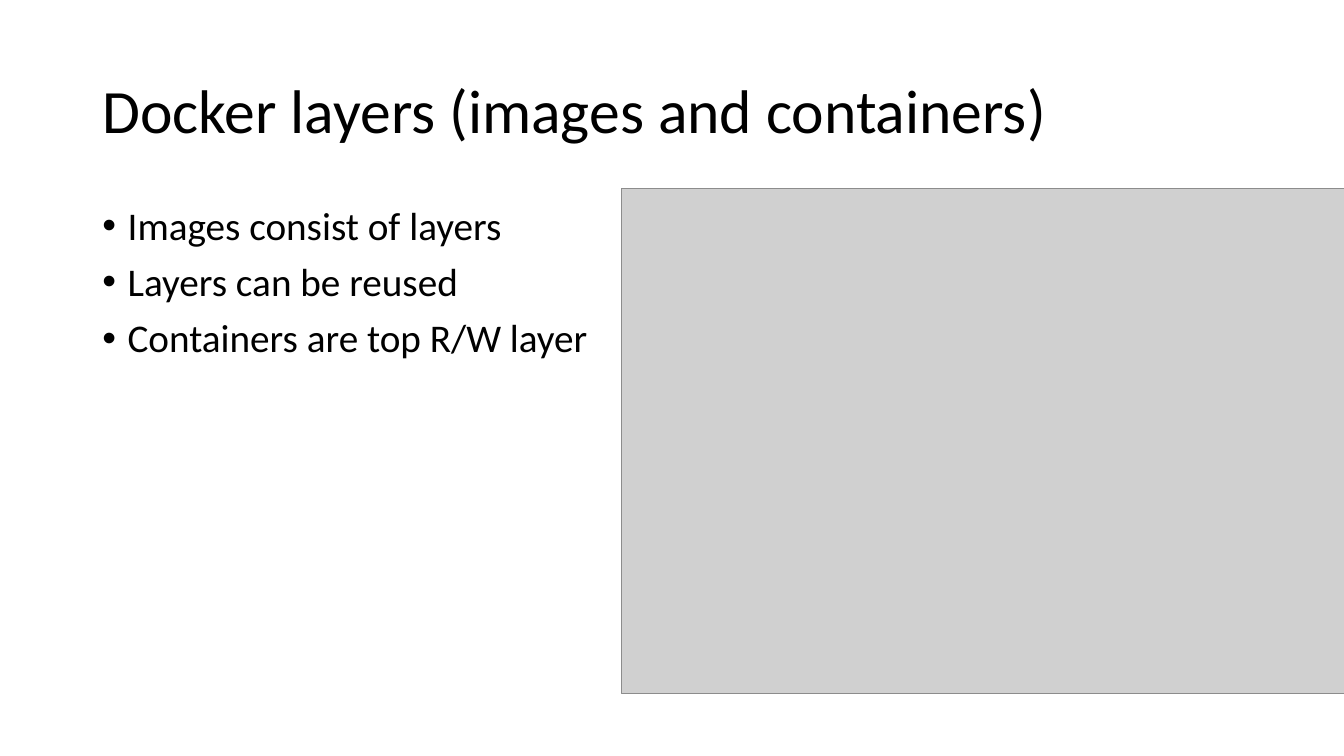
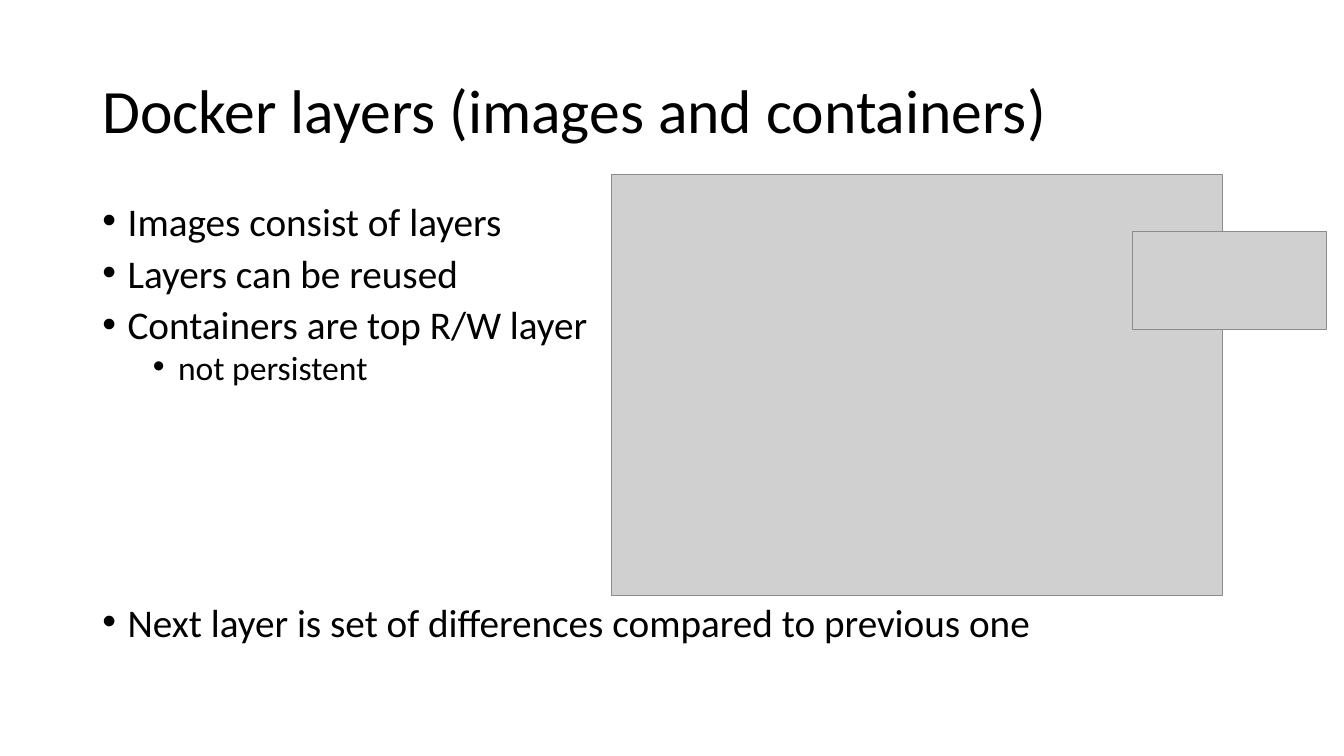
Before and after one commit to ERNICommunity/ESK-EPD-2018-Docker, a slide deck: slide 13 of src/_data/docker.pptx. Drawn at 1344x756 pixels with LibreOffice and Linux fonts; fonts in the diff are those of the drawing; grey boxes stand for pictures. Boxes give left, top, right and bottom in pixels: in the first picture for what was removed or moved away, otherwise in the second. Text is boxed around its words. In the diff, an @@ line names an element or a change of style, - is before the commit and + after.

Commit message:
update docker intro presentation

```diff
--- a/src/_data/docker.pptx
+++ b/src/_data/docker.pptx
@@ picture: place and size @@
-picture at <box>621,189,1344,694</box>
+picture at <box>612,174,1224,595</box>
@@ text at <box>128,208,587,346</box>: line spacing 0.9 to 0.8 @@
@@ picture added at <box>1133,232,1327,330</box> @@
@@ text at <box>128,357,1030,644</box>: paragraphs added @@
+  • not persistent
+• Next layer is set of differences compared to previous one
```
Also in this commit, not shown: 5 other slides changed, 1 slide added.
